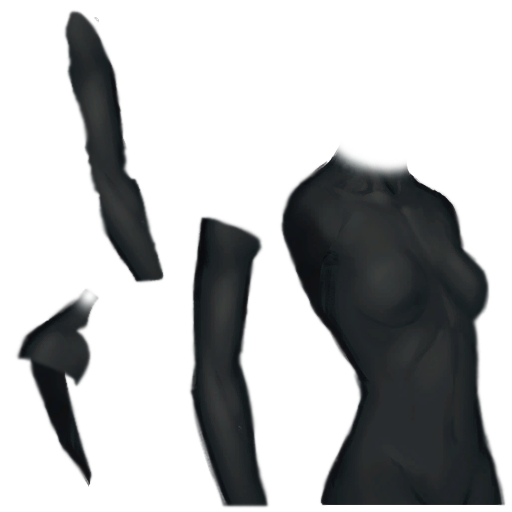
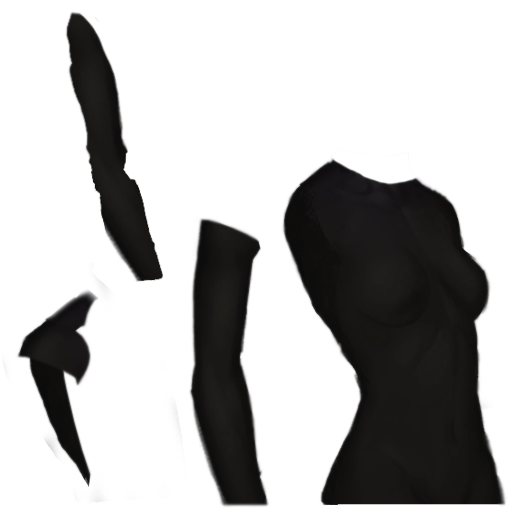
Layer changes from the first w=512, h=512 image to the second:
added group "outfits" with 1 layers above "white" over left=2, top=10, right=508, bottom=509
added layer "Layer 26" in group "outfits" over left=2, top=10, right=508, bottom=509
hid group "blue" (1 layers) over left=15, top=9, right=508, bottom=509
